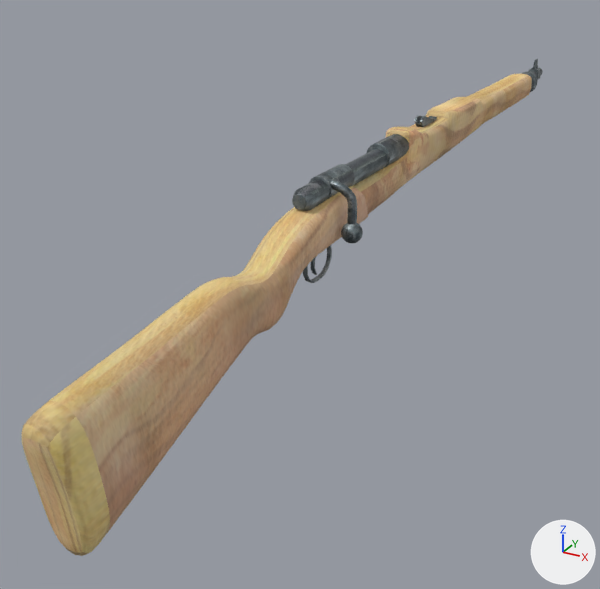
The Blender file src/debug/models/weapons/kar98k/kar98k.blend, before and after one commit.
The view is the same before and after, from a camera (50 mm lens) standing at (0.324, -0.272, 0.187) and looking at (-0.079, 0.461, -0.18). The lights are fixed; the arrows at lower right show +X, +Y and +Z. The picture after the commit comes second.

Objects in the first picture: 'BoltBall', 'BoltPart', 'BoltStayFront', 'MainBody' and 6 more.
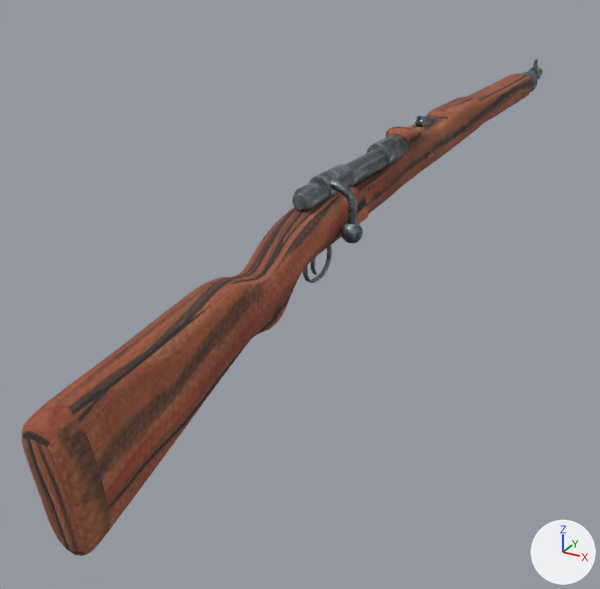
Boxes (x1, y1, x2, y2) around the edits, measured in the pictures (600 x 589 px):
'MainBody', surface changed (beige to brown): (22, 74, 532, 556) in both

The change, as a diff of the scene's bpy script:
```diff
--- a/src/debug/models/weapons/kar98k/kar98k.blend.py
+++ b/src/debug/models/weapons/kar98k/kar98k.blend.py
@@ img_woodtex3_png @@
+img_woodtex3_png = load_image('woodtex3.png', '../../../textures/materials/woodtex3.png', 1862, 2784, 'sRGB')
@@ mat_mainbody @@
 mat_mainbody = principled_material('MainBody')
-mat_mainbody.texture = img_woodtex1_png
+mat_mainbody.texture = img_woodtex3_png
 mat_mainbody.roughness = 0.868
```
